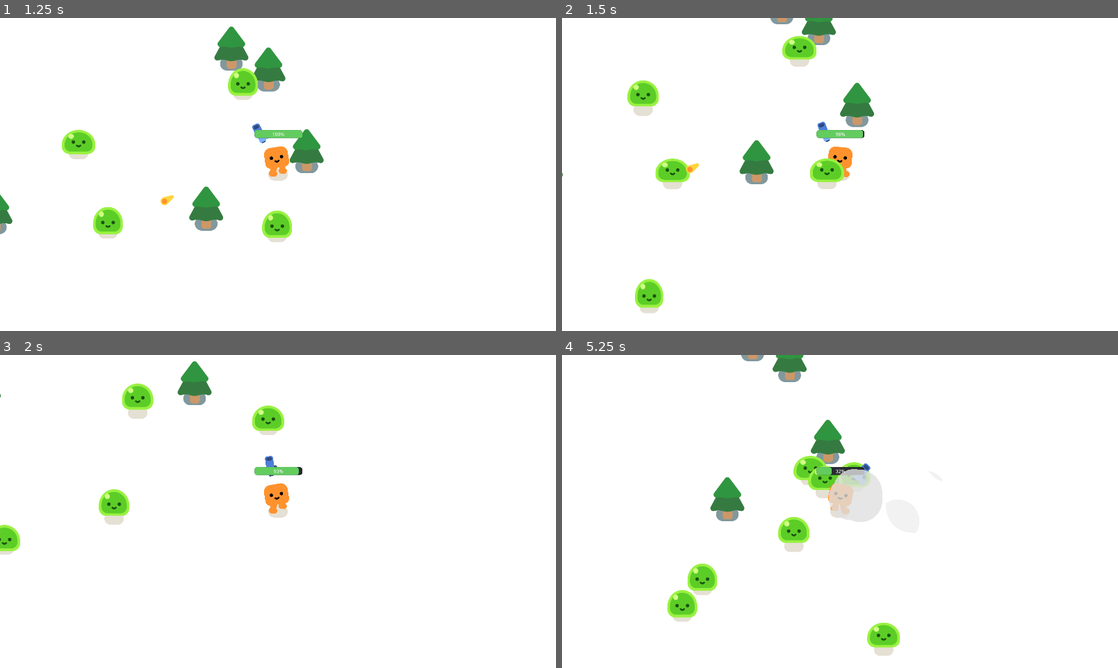
Above: before the commit, frames 1-4 (two rows, left to right).
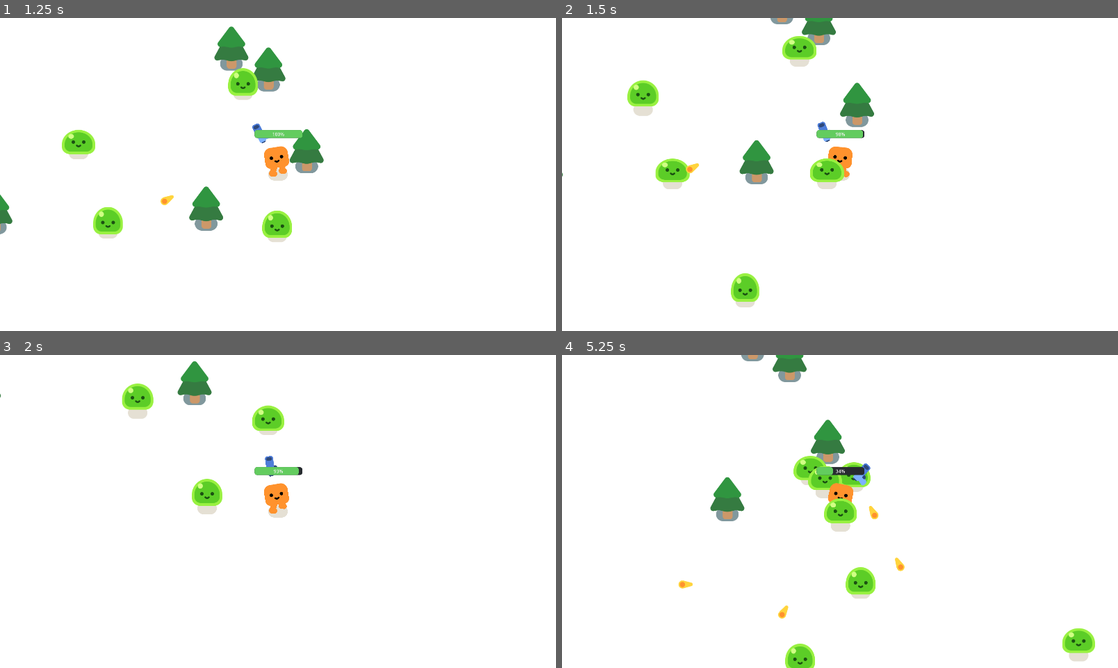
Above: after the commit, the same moments.

Repository: henr1quess/2d-project-assets
Game: Godot game, scene res://survivor_game.tscn
The game is run twice, just before and just after one commit, with the same random seed, the same clock (stepped at 60 frames per second) and the same inputs.
Inputs:
- Up to frame 1 (1.25 s): hold D (move_right) from 0.53 s (still down)
- Up to frame 2 (1.5 s): release D (move_right) at 1.28 s; hold S (move_down) from 1.28 s (still down)
- Up to frame 3 (2 s): keep holding S (move_down)
- Up to frame 4 (5.25 s): release S (move_down) at 2.03 s; hold D (move_right) 2.03-2.78 s; hold W (move_up) 2.78-3.53 s; hold A (move_left) 3.53-5.03 s; hold S (move_down) from 5.03 s (still down)

Frame 1 is identical in both runs. In frame 2, 0.9% of the frame differs, in the area x 13-36%, y 81-95%; in frame 3, 1.3%; in frame 4, 4.8%, in the area x 18-96%, y 35-100%.

Commit message:
Game over screen basica

Diff:
--- a/survivor_game.gd
+++ b/survivor_game.gd
@@ -16,3 +16,8 @@
 	%PathFollow2D.progress_ratio = randf()
 	mob.global_position = %PathFollow2D.global_position
 	get_tree().current_scene.add_child(mob)
+
+
+func _on_player_health_depleted():
+	%GameOverScreen.visible = true
+	get_tree().paused = true
--- a/survivor_game.tscn
+++ b/survivor_game.tscn
@@ -44,6 +44,16 @@
 [node name="Player" parent="." unique_id=1219295415 instance=ExtResource("1_wkcnj")]
 position = Vector2(1002, 568)
 
+[node name="Path2D" type="Path2D" parent="Player" unique_id=976321487]
+position = Vector2(-1002, -568)
+curve = SubResource("Curve2D_d0dif")
+
+[node name="PathFollow2D" type="PathFollow2D" parent="Player/Path2D" unique_id=1322238740]
+unique_name_in_owner = true
+position = Vector2(-110.91383, -126.044334)
+rotation = -0.002207502
+progress = 20.1
+
 [node name="Mob" parent="." unique_id=1578788416 instance=ExtResource("3_kbdm8")]
 position = Vector2(633, 430)
 
@@ -56,15 +66,36 @@
 [node name="Mob3" parent="." unique_id=161590253 instance=ExtResource("3_kbdm8")]
 position = Vector2(812, 943)
 
-[node name="Path2D" type="Path2D" parent="." unique_id=976321487]
-curve = SubResource("Curve2D_d0dif")
-
-[node name="PathFollow2D" type="PathFollow2D" parent="Path2D" unique_id=1322238740]
-unique_name_in_owner = true
-position = Vector2(-110.91383, -126.044334)
-rotation = -0.002207502
-progress = 20.1
-
 [node name="Timer" type="Timer" parent="." unique_id=1174716252]
 unique_name_in_owner = true
 autostart = true
+
+[node name="GameOverScreen" type="CanvasLayer" parent="." unique_id=276994801]
+unique_name_in_owner = true
+visible = false
+
+[node name="ColorRect" type="ColorRect" parent="GameOverScreen" unique_id=839759696]
+anchors_preset = 15
+anchor_right = 1.0
+anchor_bottom = 1.0
+grow_horizontal = 2
+grow_vertical = 2
+color = Color(0, 0, 0, 0.50980395)
+
+[node name="Label" type="Label" parent="GameOverScreen/ColorRect" unique_id=1396218906]
+layout_mode = 1
+anchors_preset = 8
+anchor_left = 0.5
+anchor_top = 0.5
+anchor_right = 0.5
+anchor_bottom = 0.5
+offset_left = -43.5
+offset_top = -11.5
+offset_right = 43.5
+offset_bottom = 11.5
+grow_horizontal = 2
+grow_vertical = 2
+theme_override_font_sizes/font_size = 137
+text = "Game Over"
+
+[connection signal="health_depleted" from="Player" to="." method="_on_player_health_depleted"]
